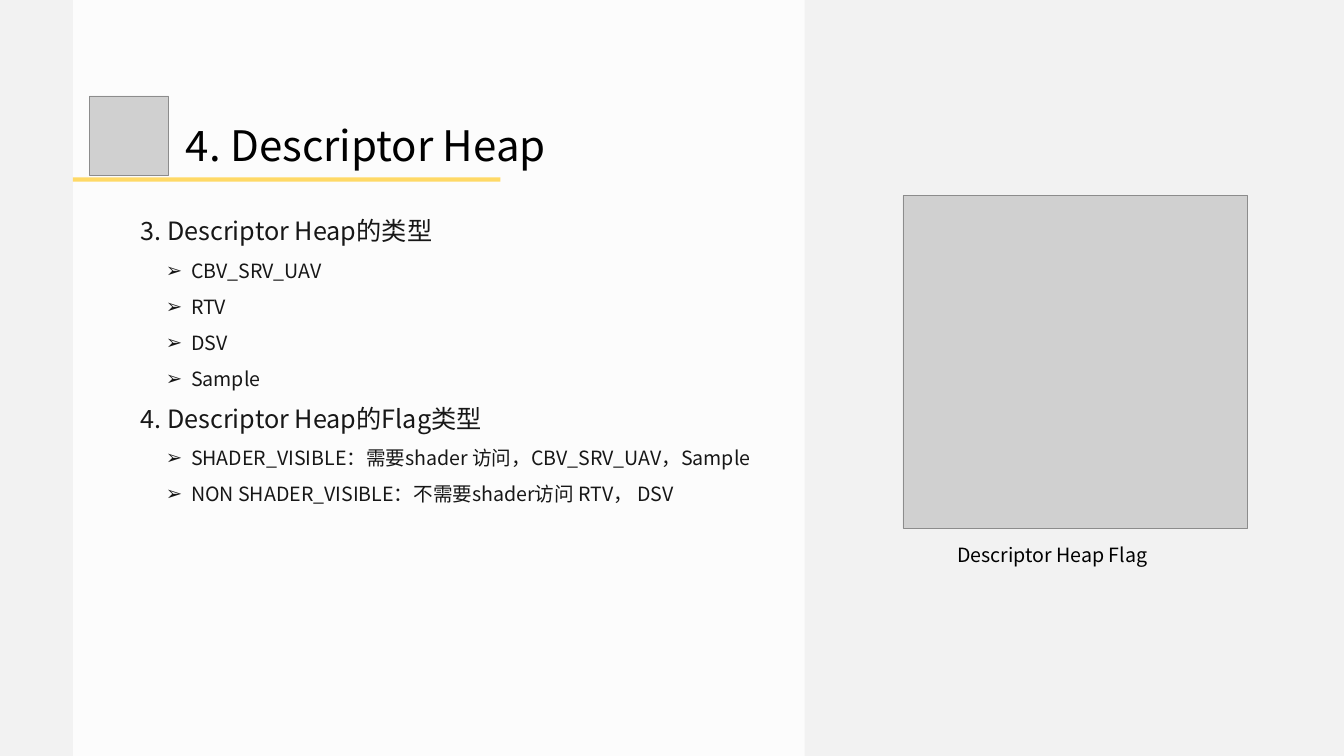
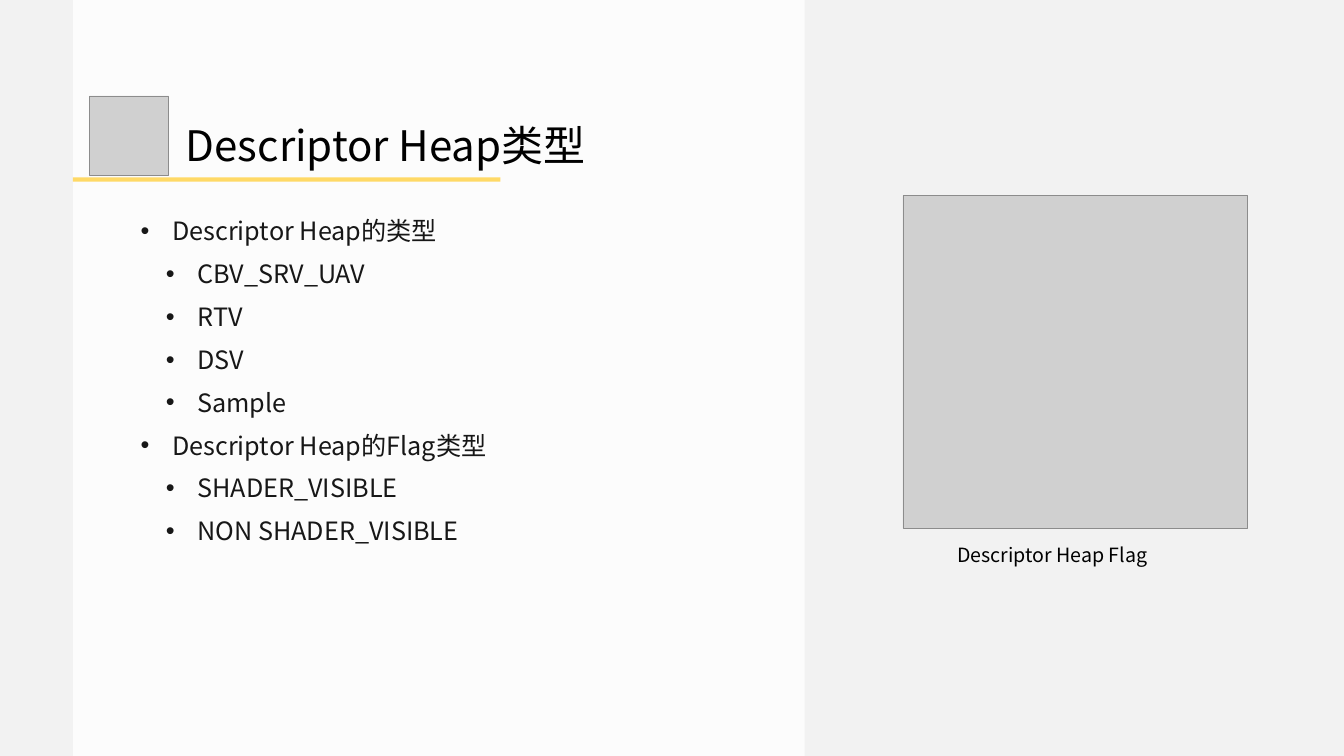
Before and after one commit to doomlover/KSGameEngineTutorials, a slide deck: slide 19 of PPTs/05.深入DX12绘制二.pptx (slide 21 before the commit). Drawn at 1344x756 pixels with LibreOffice and Linux fonts; fonts in the diff are those of the drawing; grey boxes stand for pictures. Boxes give left, top, right and bottom in pixels: in the first picture for what was removed or moved away, otherwise in the second. Text is boxed around its words. In the diff, an @@ line names an element or a change of style, - is before the commit and + after.

```diff
--- a/PPTs/05.深入DX12绘制二.pptx
+++ b/PPTs/05.深入DX12绘制二.pptx
@@ text at [186, 125, 586, 171]: text changed @@
-  4. Descriptor Heap
+  Descriptor Heap类型
@@ text at [172, 219, 437, 246]: text changed @@
-3. Descriptor Heap的类型
+• Descriptor Heap的类型
@@ text at [197, 264, 365, 418]: size 28 to 36 pt in "CBV_SRV_UAV", "RTV", "DSV", "Sample"; bullet ➢ to • @@
@@ text at [172, 434, 487, 544]: text changed; size 28 to 36 pt @@
-4. Descriptor Heap的Flag类型
-  ➢ SHADER_VISIBLE：需要shader 访问，CBV_SRV_UAV，Sample
-  ➢ NON SHADER_VISIBLE：不需要shader访问 RTV， DSV
+• Descriptor Heap的Flag类型
+  • SHADER_VISIBLE
+  • NON SHADER_VISIBLE
```
Also in this commit, not shown: 15 other slides changed, 11 slides added, 13 slides removed.
